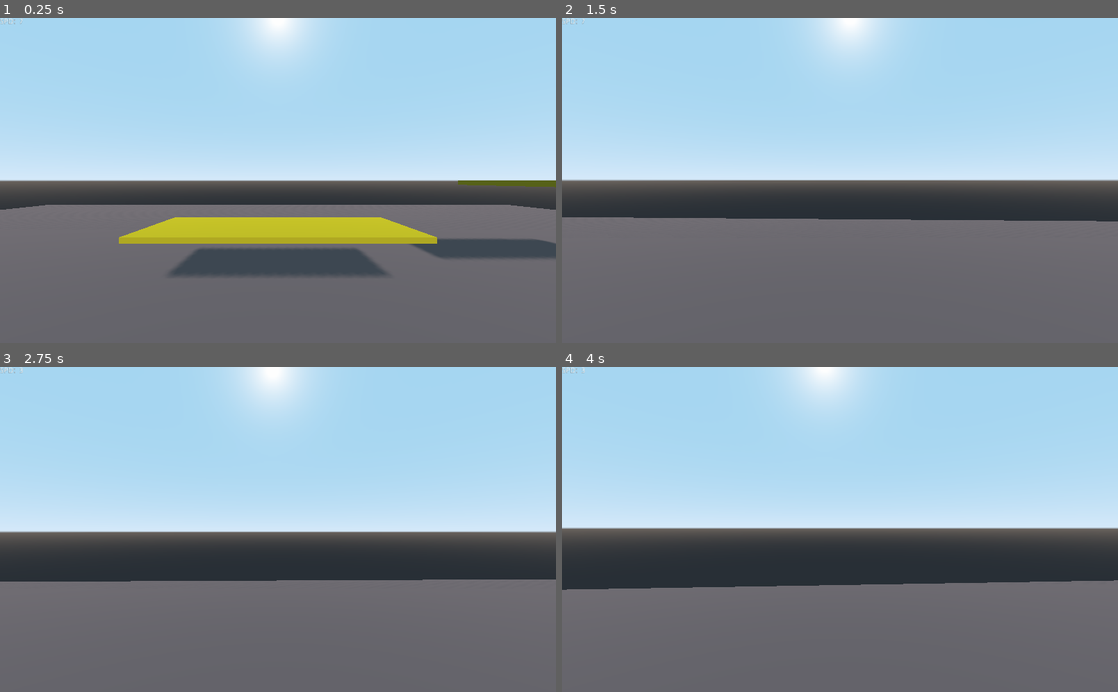
Above: before the commit, frames 1-4 (two rows, left to right).
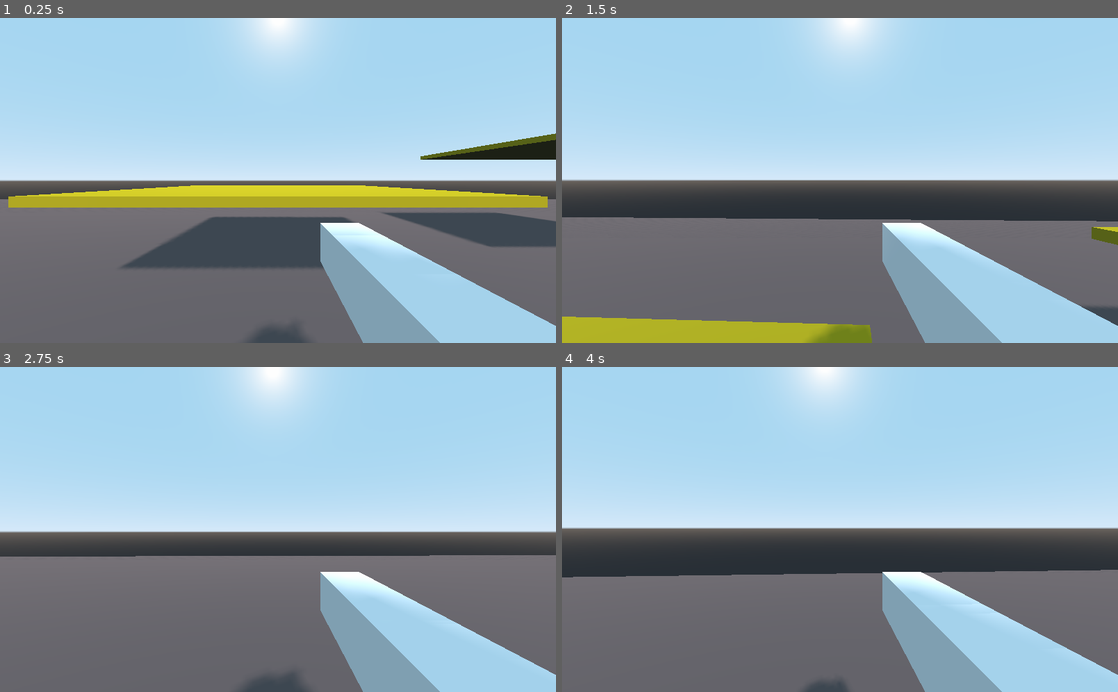
Above: after the commit, the same moments.

Repository: nickykendy/3DBasicPersonalShooterProject
Game: Godot game, scene res://Levels/World.tscn
Same seed, same stepped clock (60 frames per second), same inputs: the game is played once before the commit and once after it.
Inputs (mouse positions are in pixels of both pictures, inside the frame that each line leads up to):
- Up to frame 1 (0.25 s): no input
- Up to frame 2 (1.5 s): move the mouse to (962, 164) at 0.52 s; hold D (move_right) 0.53-1.28 s; tap Space (jump) at 0.6, 0.77, 1.07 s; move the mouse to (812, 180) at 1.27 s; hold W (move_forward) from 1.28 s (still down); tap Ctrl (blink) at 1.35 s
- Up to frame 3 (2.75 s): keep holding W (move_forward); tap Space (jump) at 1.52, 1.55, 1.82, 2.3 s; move the mouse to (289, 523) at 2.02 s; tap C (crouch) at 2.1 s
- Up to frame 4 (4 s): keep holding W (move_forward); move the mouse to (834, 536) at 2.77 s; tap Shift (sprint) at 2.85 s; tap Space (jump) at 3.02, 3.05, 3.32, 3.6, 3.77 s; move the mouse to (878, 532) at 3.52 s

The runs differ from the first frame. In frame 1, 24% of the frame differs, in the area x 0-100%, y 0-100%; in frame 2, 13%; in frame 3, 17%; in frame 4, 13%.

Commit message:
add wall run
but it didn't work

Diff:
--- a/Levels/World.tscn
+++ b/Levels/World.tscn
@@ -17,10 +17,17 @@
 
 [sub_resource type="CubeMesh" id=5]
 material = SubResource( 4 )
-size = Vector3( 10, 0.2, 4 )
+size = Vector3( 10, 0.2, 10 )
 
 [sub_resource type="BoxShape" id=6]
-extents = Vector3( 5, 0.1, 2 )
+extents = Vector3( 5, 0.1, 5 )
+
+[sub_resource type="SpatialMaterial" id=7]
+albedo_color = Color( 0.0509804, 0.619608, 0.682353, 1 )
+
+[sub_resource type="CubeMesh" id=8]
+material = SubResource( 7 )
+size = Vector3( 10, 0.2, 10 )
 
 [node name="World" type="Spatial"]
 
@@ -57,5 +64,25 @@
 [node name="CollisionShape" type="CollisionShape" parent="Block2"]
 shape = SubResource( 6 )
 
+[node name="Wall" type="StaticBody" parent="."]
+transform = Transform( 1, 0, 0, 0, -1.62921e-07, -1, 0, 1, -1.62921e-07, 13.7618, 5.13476, 18.8575 )
+
+[node name="MeshInstance" type="MeshInstance" parent="Wall"]
+mesh = SubResource( 8 )
+material/0 = null
+
+[node name="CollisionShape" type="CollisionShape" parent="Wall"]
+shape = SubResource( 6 )
+
+[node name="Wall2" type="StaticBody" parent="."]
+transform = Transform( 1, 0, 0, 0, -1.62921e-07, -1, 0, 1, -1.62921e-07, -2.15926, 5.13476, 18.8575 )
+
+[node name="MeshInstance" type="MeshInstance" parent="Wall2"]
+mesh = SubResource( 8 )
+material/0 = null
+
+[node name="CollisionShape" type="CollisionShape" parent="Wall2"]
+shape = SubResource( 6 )
+
 [node name="FPSCharacter" parent="." instance=ExtResource( 1 )]
-transform = Transform( 1, 0, 0, 0, 1, 0, 0, 0, 1, 0, 4.93168, 0 )
+transform = Transform( 1, 0, 0, 0, 1, 0, 0, 0, 1, 0, 3.72458, 0 )
--- a/Scenes/FPSCharacter.tscn
+++ b/Scenes/FPSCharacter.tscn
@@ -1,24 +1,43 @@
-[gd_scene load_steps=4 format=2]
+[gd_scene load_steps=5 format=2]
 
 [ext_resource path="res://Scripts/FPSCharacter.gd" type="Script" id=1]
-[ext_resource path="res://Scenes/HUD.tscn" type="PackedScene" id=2]
 
-[sub_resource type="CapsuleShape" id=1]
+[sub_resource type="CapsuleMesh" id=1]
+radius = 0.75
+mid_height = 1.5
+
+[sub_resource type="CapsuleShape" id=2]
 radius = 0.75
 height = 1.5
 
+[sub_resource type="CubeMesh" id=3]
+size = Vector3( 0.2, 0.2, 1 )
+
 [node name="FPSCharacter" type="KinematicBody"]
 script = ExtResource( 1 )
-Jump = 3.5
+Jump = 3.0
+
+[node name="MeshInstance" type="MeshInstance" parent="."]
+transform = Transform( 1, 0, 0, 0, -1.62921e-07, -1, 0, 1, -1.62921e-07, 0, 0, 0 )
+mesh = SubResource( 1 )
+material/0 = null
 
 [node name="CollisionShape" type="CollisionShape" parent="."]
 transform = Transform( 1, 0, 0, 0, -1.62921e-07, -1, 0, 1, -1.62921e-07, 0, 0, 0 )
-shape = SubResource( 1 )
+shape = SubResource( 2 )
 
 [node name="Head" type="Spatial" parent="."]
 transform = Transform( 1, 0, 0, 0, 1, 0, 0, 0, 1, 0, 1.08, 0 )
 
 [node name="Camera" type="Camera" parent="Head"]
+
+[node name="Gun" type="MeshInstance" parent="Head"]
+transform = Transform( 1, 0, 0, 0, 1, 0, 0, 0, 1, 0.32, -0.32, -0.7 )
+mesh = SubResource( 3 )
+material/0 = null
+
+[node name="Muzzle" type="Spatial" parent="Head/Gun"]
+transform = Transform( 1, 0, 0, 0, 1, 0, 0, 0, 1, 0, 0, -0.579047 )
 
 [node name="HeadBonker" type="RayCast" parent="."]
 transform = Transform( 1, 0, 0, 0, 1, 0, 0, 0, 1, 0, 0.572589, 0 )
@@ -29,6 +48,8 @@
 wait_time = 3.0
 one_shot = true
 
-[node name="HUD" parent="." instance=ExtResource( 2 )]
-[connection signal="show_speed" from="." to="HUD" method="_on_Character_show_speed"]
+[node name="WallRunTimer" type="Timer" parent="."]
+wait_time = 2.0
+one_shot = true
 [connection signal="timeout" from="SprintTimer" to="." method="_on_SprintTimer_timeout"]
+[connection signal="timeout" from="WallRunTimer" to="." method="_on_WallRunTimer_timeout"]
--- a/Scenes/WallRunStarter.tscn
+++ /dev/null
@@ -1,64 +0,0 @@
-[gd_scene load_steps=6 format=2]
-
-[ext_resource path="res://scripts/WallRun.gd" type="Script" id=1]
-
-[sub_resource type="CapsuleShape" id=1]
-radius = 0.5
-height = 1.5
-
-[sub_resource type="CapsuleMesh" id=2]
-radius = 0.5
-mid_height = 1.5
-
-[sub_resource type="CubeMesh" id=3]
-size = Vector3( 0.2, 0.2, 1 )
-
-[sub_resource type="CapsuleShape" id=4]
-radius = 0.6
-height = 1.3
-
-[node name="WallRun" type="KinematicBody"]
-collision_layer = 2
-script = ExtResource( 1 )
-
-[node name="CollisionShape" type="CollisionShape" parent="."]
-transform = Transform( 1, 0, 0, 0, -4.37114e-08, -1, 0, 1, -4.37114e-08, 0, 0, 0 )
-shape = SubResource( 1 )
-
-[node name="MeshInstance" type="MeshInstance" parent="."]
-transform = Transform( 1, 0, 0, 0, -4.37114e-08, -1, 0, 1, -4.37114e-08, 0, 0, 0 )
-mesh = SubResource( 2 )
-material/0 = null
-
-[node name="Head" type="Spatial" parent="."]
-transform = Transform( 1, 0, 0, 0, 1, 0, 0, 0, 1, 0, 1, 0 )
-
-[node name="Camera" type="Camera" parent="Head"]
-
-[node name="AimCast" type="RayCast" parent="Head/Camera"]
-enabled = true
-cast_to = Vector3( 0, 0, -1000 )
-
-[node name="ColorRect" type="ColorRect" parent="Head/Camera"]
-margin_left = 958.0
-margin_top = 538.0
-margin_right = 962.0
-margin_bottom = 542.0
-color = Color( 1, 0, 0, 1 )
-
-[node name="Gun" type="MeshInstance" parent="Head"]
-transform = Transform( 1, 0, 0, 0, 1, 0, 0, 0, 1, 0.32, -0.326, -0.503 )
-mesh = SubResource( 3 )
-material/0 = null
-
-[node name="Muzzle" type="Spatial" parent="Head/Gun"]
-transform = Transform( 1, 0, 0, 0, 1, 0, 0, 0, 1, 0, 0, -0.639238 )
-
-[node name="Area" type="Area" parent="."]
-collision_layer = 2
-
-[node name="CollisionShape" type="CollisionShape" parent="Area"]
-transform = Transform( 1, 0, 0, 0, -1.62921e-07, -1, 0, 1, -1.62921e-07, 0, 0, 0 )
-shape = SubResource( 4 )
-[connection signal="body_entered" from="Area" to="." method="_on_Area_body_entered"]
-[connection signal="body_exited" from="Area" to="." method="_on_Area_body_exited"]
--- a/Scripts/FPSCharacter.gd
+++ b/Scripts/FPSCharacter.gd
@@ -20,13 +20,14 @@
 var bHeadBonked : bool  = false
 var bSprinting : bool = false
 var bCrouching : bool = false
+var bWallRunnable : bool = false
+var wallNormal : Object
 
 onready var head = $Head
 onready var charCap = $CollisionShape
 onready var bonker = $HeadBonker
 onready var sprintTimer = $SprintTimer
-
-signal show_speed
+onready var WallRunTimer = $WallRunTimer
 
 func _ready():
 	pass
@@ -35,8 +36,8 @@
 	# hide mouse cursor
 	Input.set_mouse_mode(Input.MOUSE_MODE_CAPTURED)
 	# quit the game
-	if Input.is_action_just_pressed("ui_cancel"):
-		get_tree().quit(-1)
+	if Input.is_action_pressed("ui_cancel"):
+		Input.set_mouse_mode(Input.MOUSE_MODE_VISIBLE)
 	# get mouse motion and rotate
 	if event is InputEventMouseMotion:
 		rotate_y(deg2rad(-event.relative.x * MouseSensitivity))
@@ -57,6 +58,14 @@
 	var _blink = Input.is_action_just_pressed("blink")
 	var _crouch = Input.is_action_just_pressed("crouch")
 	var _sprint = Input.is_action_just_pressed("sprint")
+	# wall running
+	if bWallRunnable and _jump and _forward and is_on_wall():
+		wallNormal = get_slide_collision(0)
+		yield(get_tree().create_timer(0.2), "timeout")
+		fall.y = 0
+		direction = -wallNormal.normal * speed
+	# apply gravity
+	move_and_slide(direction + fall, Vector3.UP)
 	# check bonked
 	if bonker.is_colliding():
 		bHeadBonked = true
@@ -113,10 +122,14 @@
 	# falling
 	if not is_on_floor():
 		fall.y -= Gravity * delta
+	else:
+		bWallRunnable = false
 	# jump once
 	if _jump and is_on_floor() and jumpNum == 0:
 		fall.y = Jump
 		jumpNum = 1
+		bWallRunnable = true
+		WallRunTimer.start()
 	# jump twice
 	if _jump and not is_on_floor() and jumpNum == 1:
 		fall.y = Jump
@@ -128,8 +141,9 @@
 	direction = direction.normalized()
 	velocity = velocity.linear_interpolate(direction * speed, Acceleration * delta)
 	velocity = move_and_slide(velocity + fall, Vector3.UP, true)
-	# emit
-	emit_signal("show_speed", speed)
 
 func _on_SprintTimer_timeout():
 	bSprinting = false
+
+func _on_WallRunTimer_timeout():
+	bWallRunnable = false
--- a/Scripts/WallRunStarter.gd
+++ /dev/null
@@ -1,60 +0,0 @@
-extends KinematicBody
-
-var speed = 7
-var acceleration = 50
-var gravity = 0.1
-var jump = 12
-
-var damage = 100
-
-var mouse_sensitivity = 0.03
-
-var direction = Vector3()
-var velocity = Vector3()
-var fall = Vector3()
-
-onready var head = $Head
-onready var aimcast = $Head/Camera/AimCast
-
-func _ready():
-	pass
-
-func _input(event):
-
-	if event is InputEventMouseMotion:
-		rotate_y(deg2rad(-event.relative.x * mouse_sensitivity))
-		head.rotate_x(deg2rad(-event.relative.y * mouse_sensitivity))
-		head.rotation.x = clamp(head.rotation.x, deg2rad(-90), deg2rad(90))
-
-func _physics_process(delta):
-
-	direction = Vector3()
-
-	move_and_slide(fall, Vector3.UP)
-
-	if not is_on_floor():
-		fall.y -= gravity
-
-	if Input.is_action_just_pressed("jump"):
-		if is_on_floor():
-			fall.y = jump
-
-	if Input.is_action_pressed("move_forward"):
-
-		direction -= transform.basis.z
-
-	elif Input.is_action_pressed("move_backward"):
-
-		direction += transform.basis.z
-
-	if Input.is_action_pressed("move_left"):
-
-		direction -= transform.basis.x
-
-	elif Input.is_action_pressed("move_right"):
-
-		direction += transform.basis.x
-
-	direction = direction.normalized()
-	velocity = velocity.linear_interpolate(direction * speed, acceleration * delta)
-	velocity = move_and_slide(velocity, Vector3.UP)
Not shown: 1 places in Levels/World.tscn that only renumber resources
Not shown, changed: Scripts/.DS_Store
